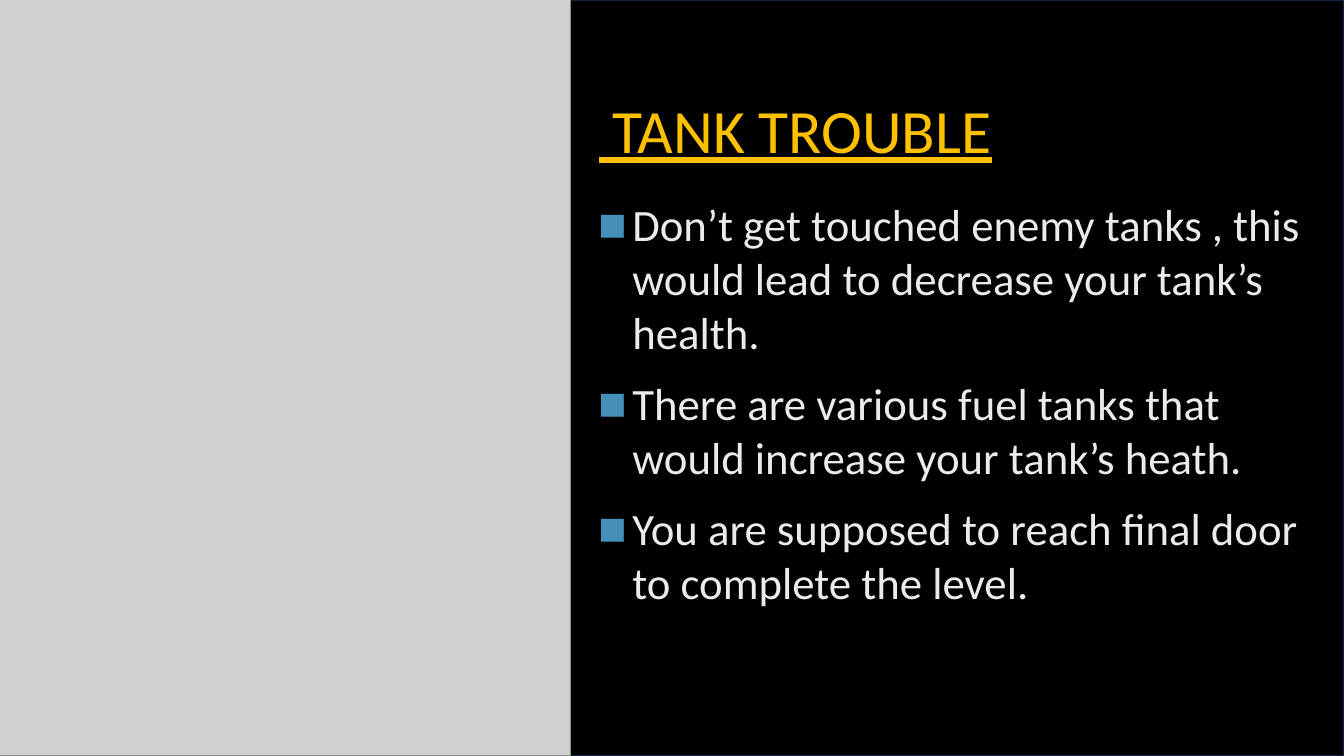
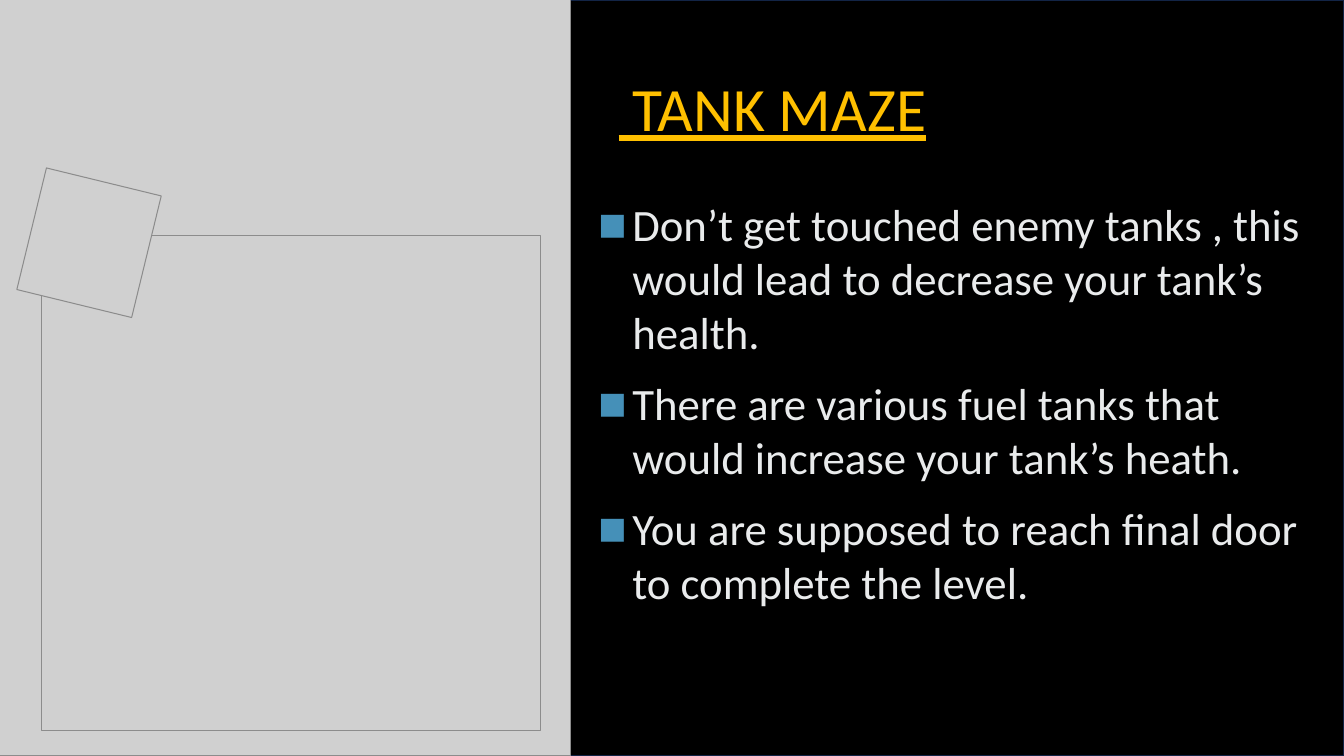
Before and after one commit to Hs-14/Procoders_Arcadeers, a slide deck: slide 4 of arcadeers.pptx. Drawn at 1344x756 pixels with LibreOffice and Linux fonts; fonts in the diff are those of the drawing; grey boxes stand for pictures. Boxes give left, top, right and bottom in pixels: in the first picture for what was removed or moved away, otherwise in the second. Text is boxed around its words. In the diff, an @@ line names an element or a change of style, - is before the commit and + after.

```diff
--- a/arcadeers.pptx
+++ b/arcadeers.pptx
@@ title at [633,91,926,141]: text changed @@
-TANK TROUBLE
+TANK MAZE
@@ picture added at [17,168,161,318] @@
@@ picture added at [42,235,541,731] @@
```
Also in this commit, not shown: 7 other slides changed, 2 slides added, 2 slides removed.
